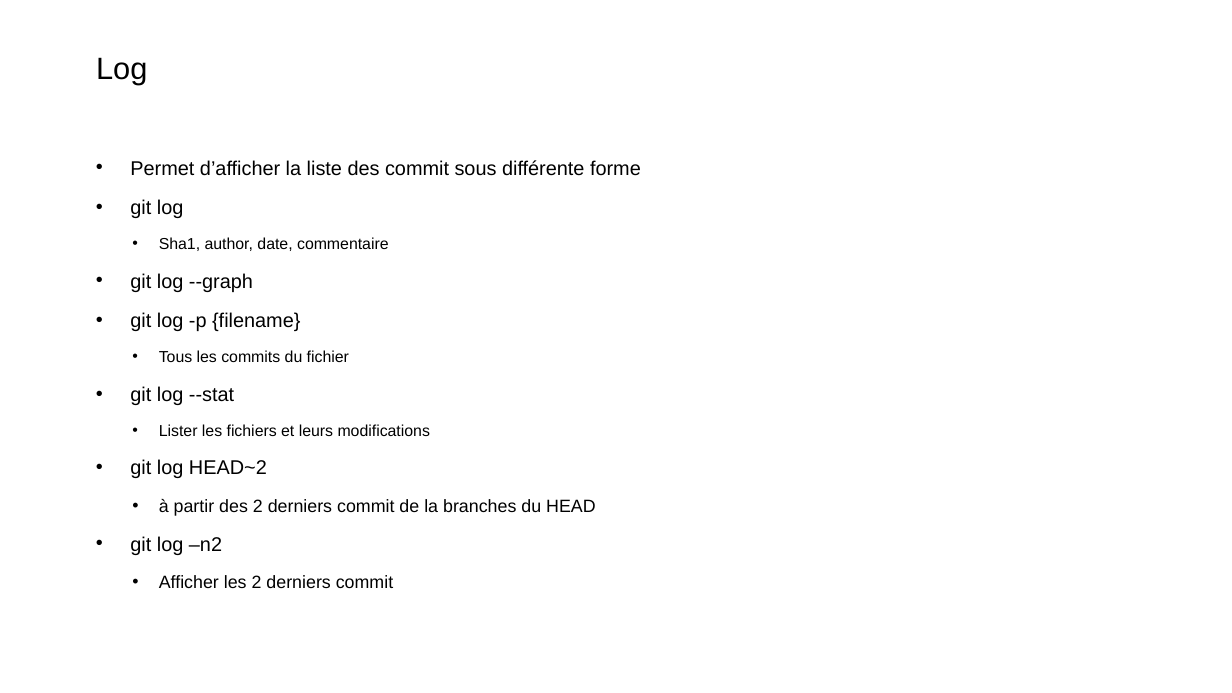
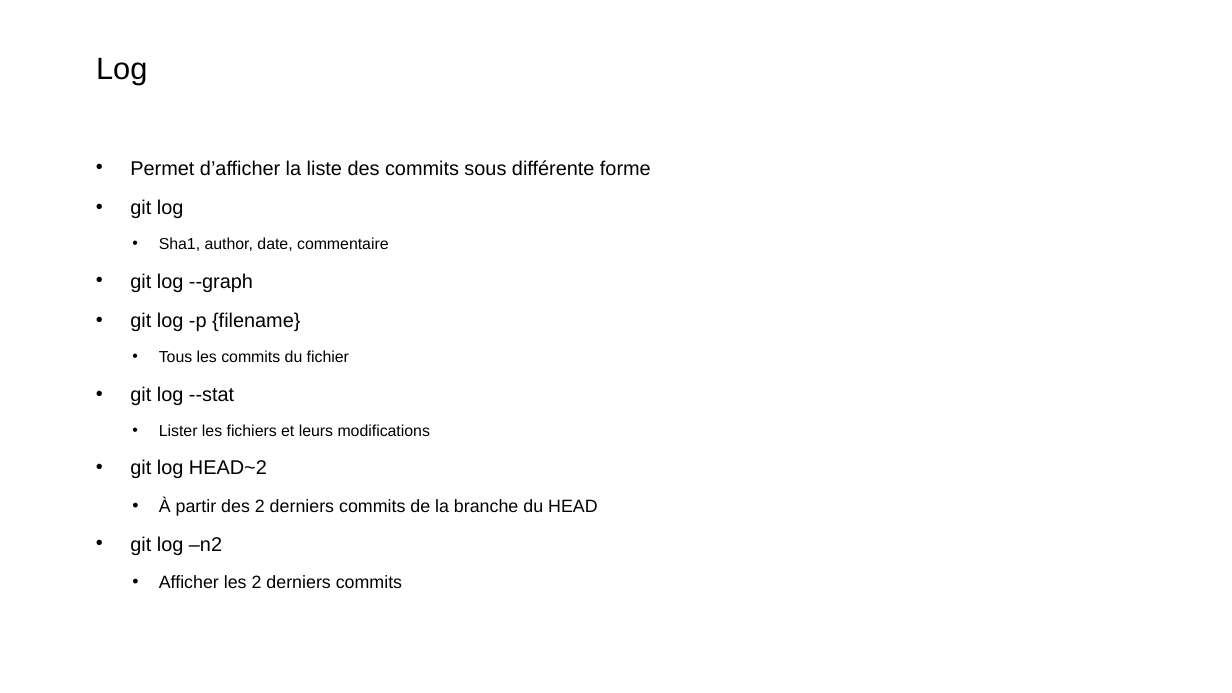
Before and after one commit to Xaviou1003/formation-git, a slide deck: slide 25 of Formation Git - basique.pptx. Drawn at 1232x693 pixels with LibreOffice and Linux fonts; fonts in the diff are those of the drawing; background and template pictures are left out. Boxes give left, top, right and bottom in pixels: in the first picture for what was removed or moved away, otherwise in the second. Text is boxed around its words. In the diff, an @@ line names an element or a change of style, - is before the commit and + after.

```diff
--- a/Formation Git - basique.pptx
+++ b/Formation Git - basique.pptx
@@ text at (130, 160, 651, 176): text changed @@
-• Permet d’afficher la liste des commit sous différente forme
+• Permet d’afficher la liste des commits sous différente forme
@@ text at (159, 498, 598, 516): text changed @@
-  • à partir des 2 derniers commit de la branches du HEAD
+  • À partir des 2 derniers commits de la branche du HEAD
@@ text at (159, 575, 402, 588): text changed @@
-  • Afficher les 2 derniers commit
+  • Afficher les 2 derniers commits
```
Also in this commit, not shown: 24 other slides changed, 1 other file.
